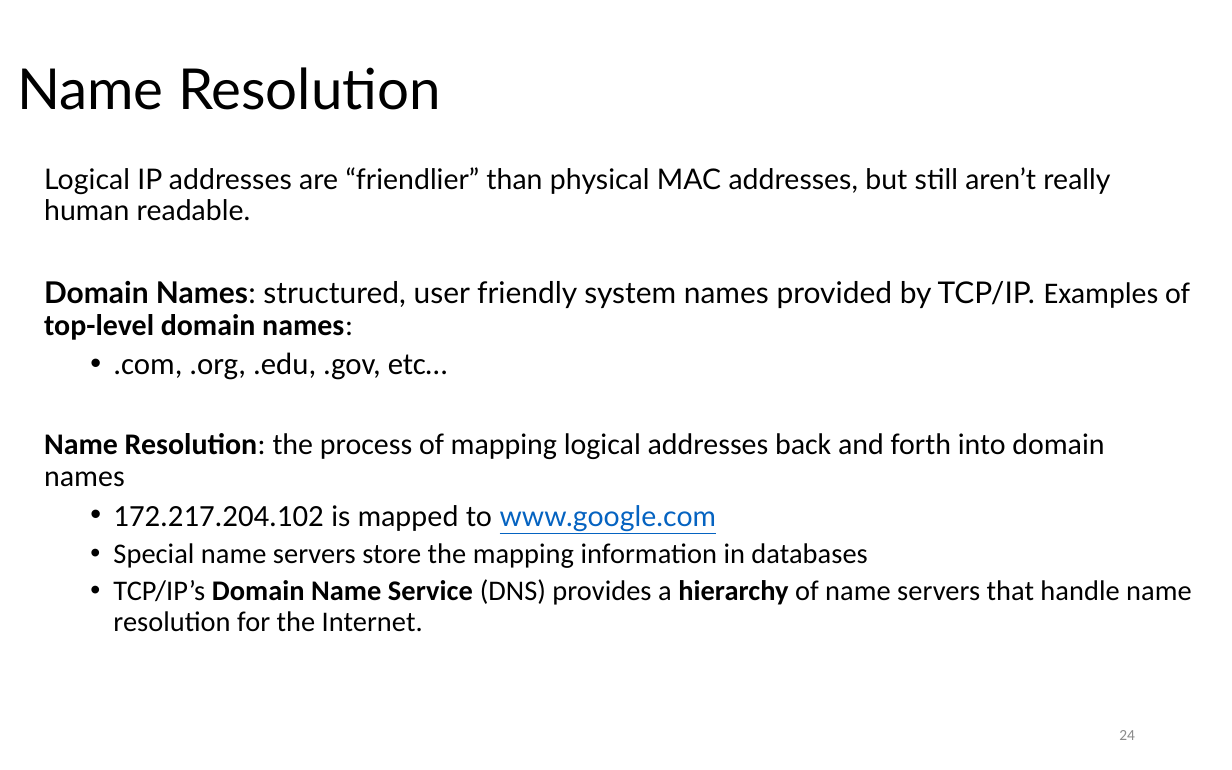
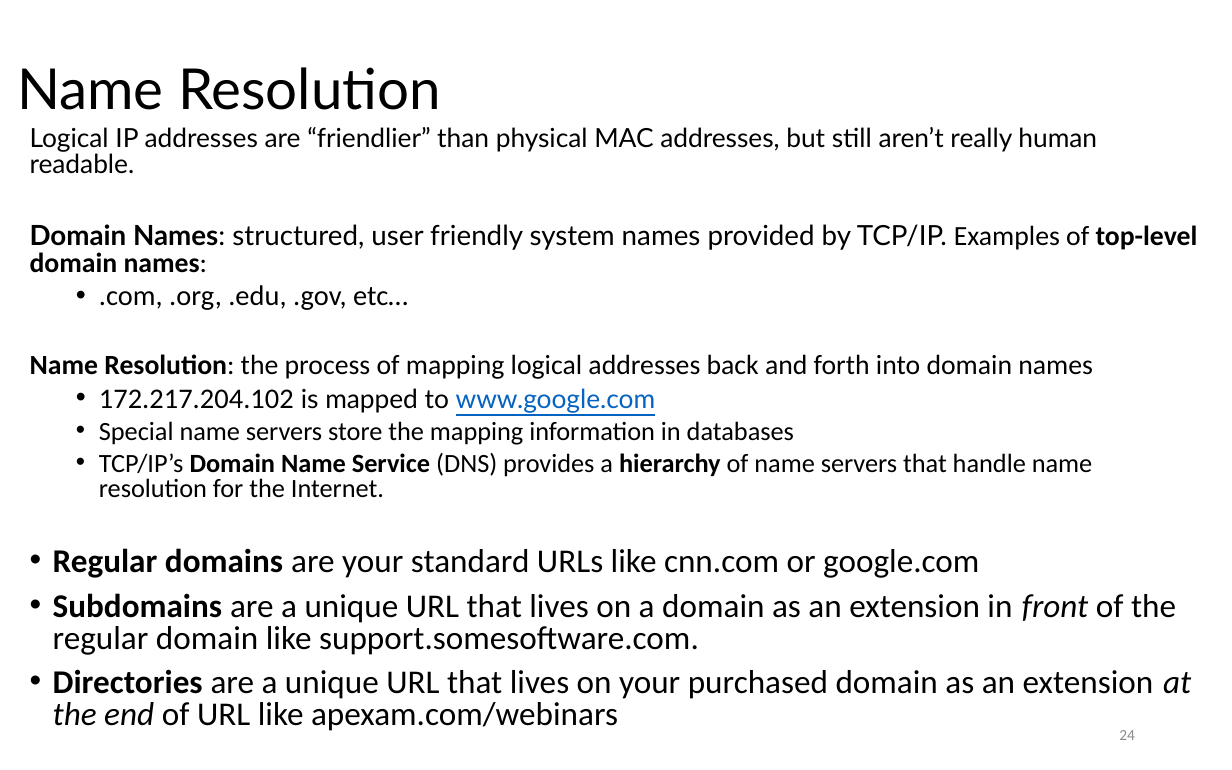
Before and after one commit to LongBaoNguyen/longbaonguyen.github.io, a slide deck: slide 24 of courses/apcsp/lect18.pptx. Drawn at 1232x770 pixels with LibreOffice and Linux fonts; fonts in the diff are those of the drawing. Boxes give left, top, right and bottom in pixels: in the first picture for what was removed or moved away, otherwise in the second. Text is boxed around its words. In the diff, an @@ line names an element or a change of style, - is before the commit and + after.

```diff
--- a/courses/apcsp/lect18.pptx
+++ b/courses/apcsp/lect18.pptx
@@ text "Logical IP addresses are “friendlier” ...": place and size @@
-text "Logical IP addresses are “friendlier” ..." at [44,167,1192,632]
+text "Logical IP addresses are “friendlier” ..." at [30,127,1198,731]
@@ text at [30,127,1198,498]: size 16.7 to 15.4 pt in "Logical IP addresses are “friendlier” than physical ...", "is mapped to www.google.com", "Special name servers store the mapping information ...", "TCP/IP’s Domain Name Service (DNS) provides a ..."; size 17.5 to 16.2 pt in "Domain Names: structured, user friendly system names ...", "Name Resolution: the process of mapping logical ..."; size 18 to 16.6 pt in ".com, .org, .edu, .gov, etc…", "172.217.204.102"; line spacing 0.9 to 0.8 @@
@@ text at [53,548,1191,731]: paragraphs added @@
+• Regular domains are your standard URLs like cnn.com or google.com
+• Subdomains are a unique URL that lives on a domain as an extension in front of the regular domain like support.somesoftware.com.
+• Directories are a unique URL that lives on your purchased domain as an extension at the end of URL like apexam.com/webinars
```
Also in this commit, not shown: 1 other file.
